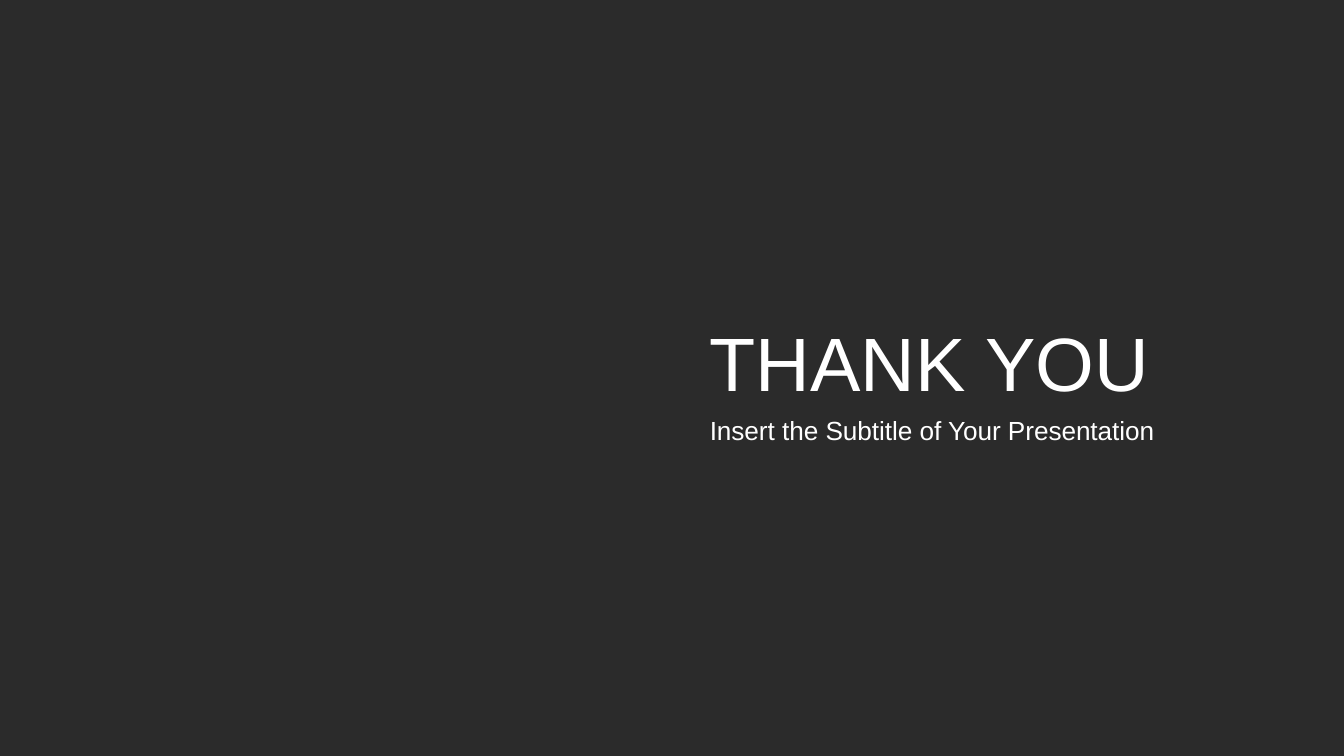
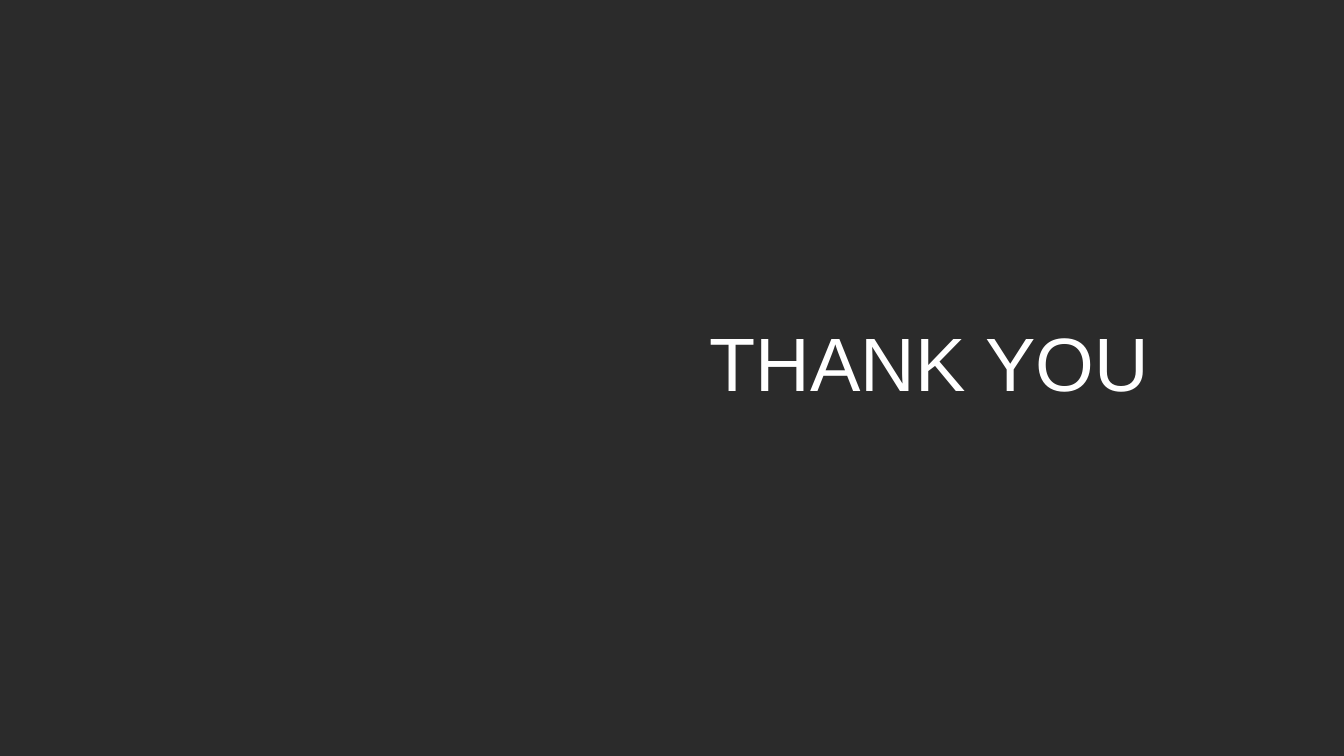
Before and after one commit to BeigeHW/KAIST_2022_Winter_Intern, a slide deck: slide 32 of Week 3 (1.17) 내꺼/TransE(내꺼)/TransE 발표/TransE.pptx (slide 50 before the commit). Drawn at 1344x756 pixels with LibreOffice and Linux fonts; fonts in the diff are those of the drawing; background and template pictures are left out; a plain dark background stands for a picture behind light text. Boxes give left, top, right and bottom in pixels: in the first picture for what was removed or moved away, otherwise in the second. Text is boxed around its words. In the diff, an @@ line names an element or a change of style, - is before the commit and + after.

```diff
--- a/Week 3 (1.17) 내꺼/TransE(내꺼)/TransE 발표/TransE.pptx
+++ b/Week 3 (1.17) 내꺼/TransE(내꺼)/TransE 발표/TransE.pptx
@@ text removed at (710,421,1154,441) @@
-Insert the Subtitle of Your Presentation
```
Also in this commit, not shown: 7 other slides changed, 17 slides added, 40 slides removed, 11 other files.
